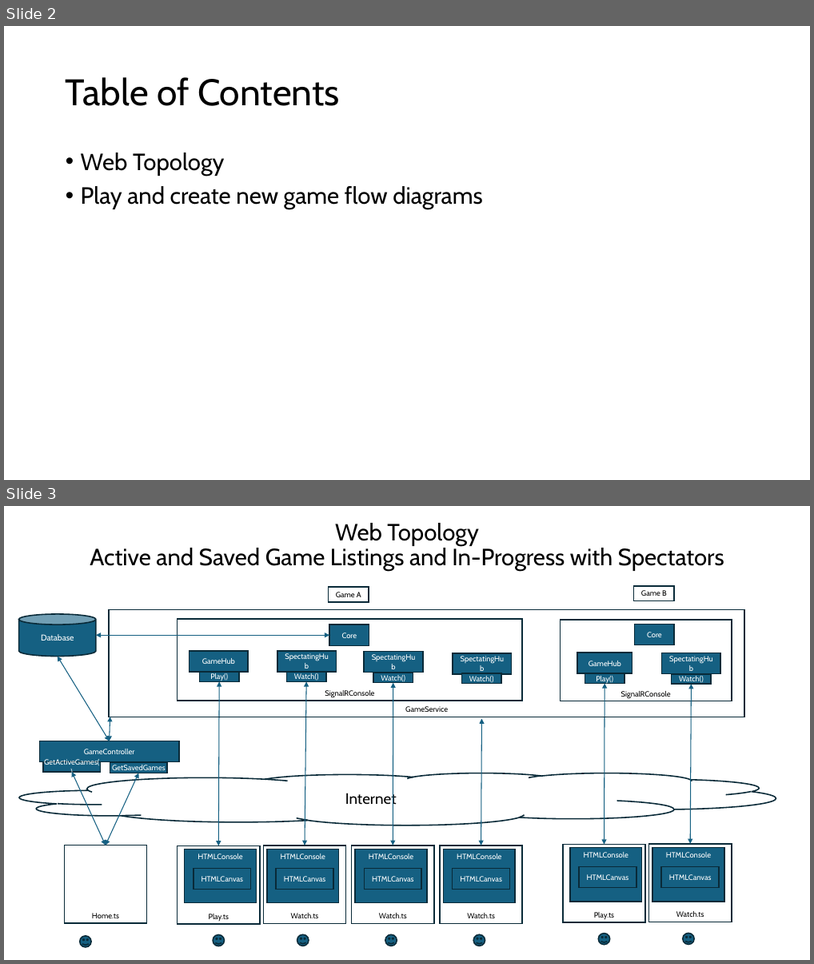
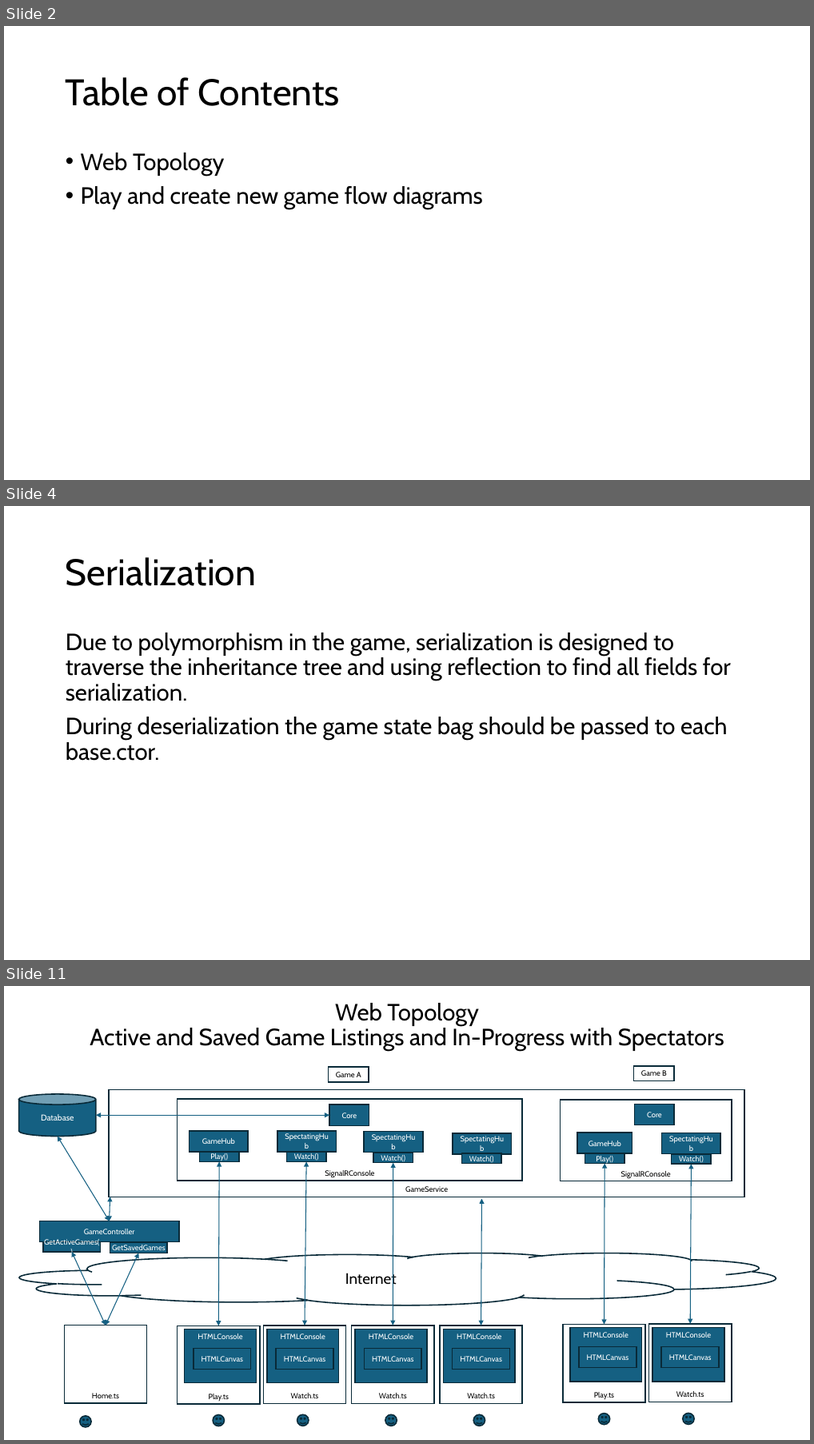
Before and after one commit to marcjohnston/AngbandOS, a slide deck: Documents/Object Property Design and Binding.pptx. Shown one above the other, each under a label of ours: slides 2 and 3 before the commit, slides 2, 4 and 11 after it; the slides between them are not shown. The pictures are 814x964 and 814x1444 pixels, drawn with LibreOffice and Linux fonts; fonts in the diff are those of the drawing. Boxes give left, top, right and bottom in pixels: in the first picture for what was removed or moved away, otherwise in the second. Text is boxed around its words. In the diff, an @@ line names an element or a change of style, - is before the commit and + after.

Commit message:
Updated the Powerpoint with serialization details.

```diff
--- a/Documents/Object Property Design and Binding.pptx
+++ b/Documents/Object Property Design and Binding.pptx
@@ slide 4 added at (4, 506, 810, 960), background #FFFFFF @@
@@ title added at (66, 557, 256, 586), 44 pt, text #000000 @@
+Serialization
@@ text added at (66, 632, 731, 760), 28 pt, text #000000 @@
+Due to polymorphism in the game, serialization is designed to traverse the inheritance tree and using reflection to find all fields for serialization.
+During deserialization the game state bag should be passed to each base.ctor.
@@ what was slide 3 is now slide 11 @@
```
Also in this commit, not shown: 7 other slides added, 1 other file.
